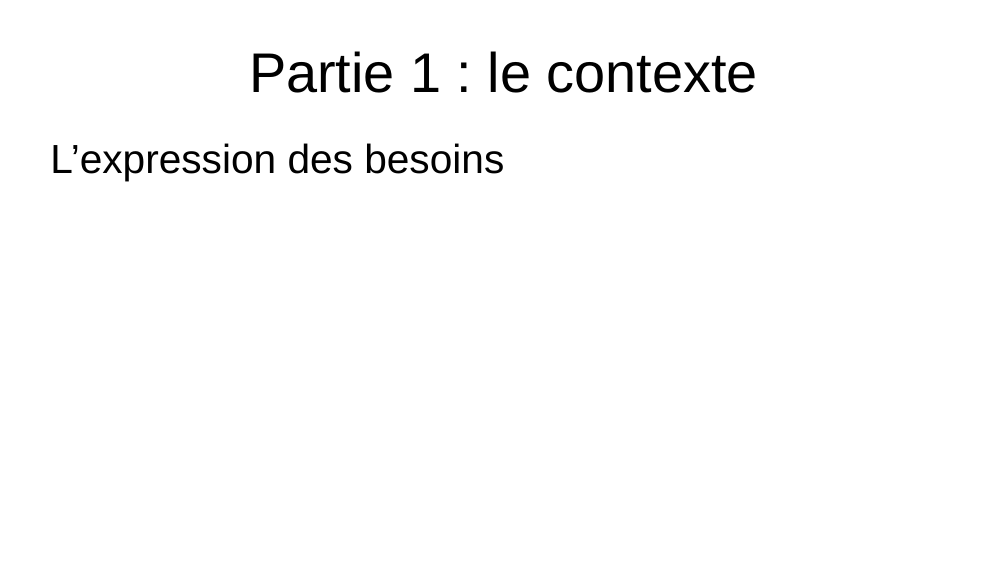
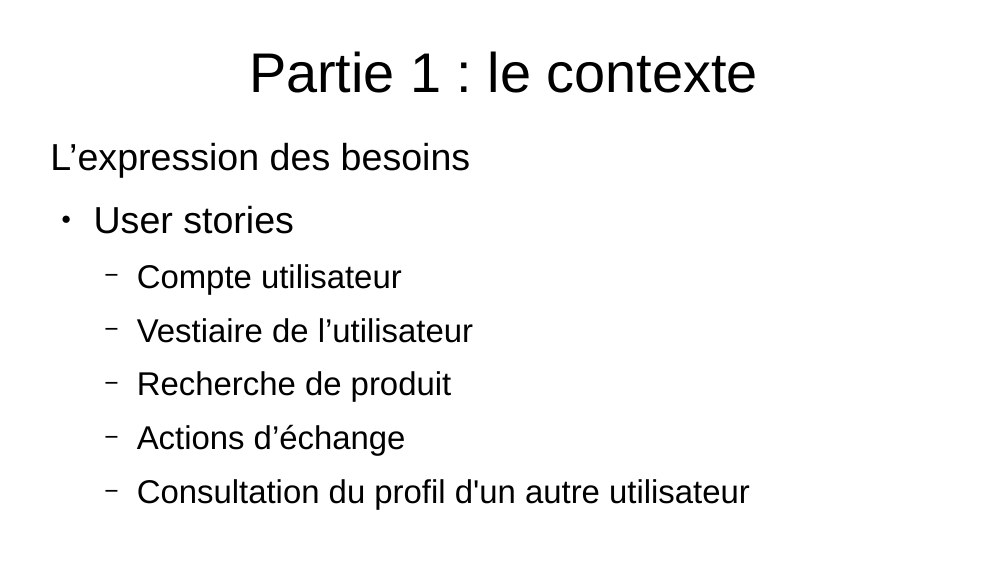
Before and after one commit to EmmaBroudic/Projet-Nooky, a slide deck: slide 12 of doc/Nooky.odp (slide 10 before the commit). Drawn at 1008x567 pixels with LibreOffice and Linux fonts; fonts in the diff are those of the drawing. Boxes give left, top, right and bottom in pixels: in the first picture for what was removed or moved away, otherwise in the second. Text is boxed around its words. In the diff, an @@ line names an element or a change of style, - is before the commit and + after.

```diff
--- a/doc/Nooky.odp
+++ b/doc/Nooky.odp
@@ text at [50,142,471,177]: size 32 to 29.6 pt in "L’expression des besoins" @@
@@ text at [94,205,750,510]: paragraphs added @@
+● User stories
+  − Compte utilisateur
+  − Vestiaire de l’utilisateur
+  − Recherche de produit
+  − Actions d’échange
+  − Consultation du profil d'un autre utilisateur
```
Also in this commit, not shown: 5 other slides changed, 9 slides added, 1 slide removed, 7 other files.
